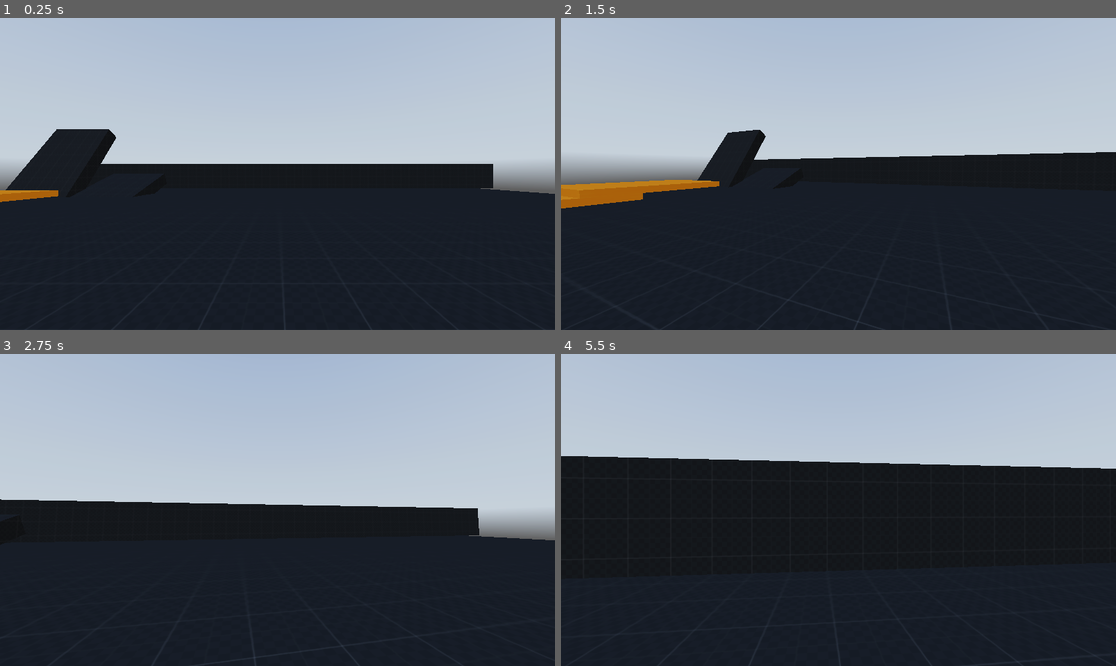
Above: before the commit, frames 1-4 (two rows, left to right).
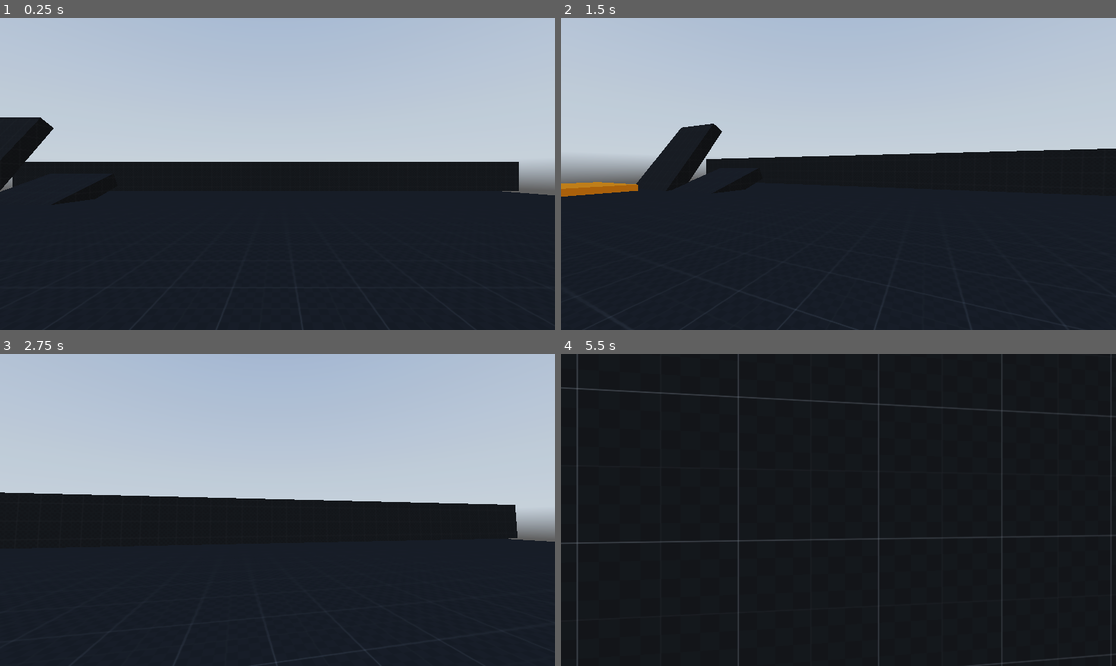
Above: after the commit, the same moments.

Repository: Robot-Joe/babysfirstfps
Game: Godot game, scene res://world.tscn
Same seed, same stepped clock (60 frames per second), same inputs: the game is played once before the commit and once after it. A sky picture missing from this copy of the repository is replaced by a grey-blue gradient.
Inputs (mouse positions are in pixels of both pictures, inside the frame that each line leads up to):
- Up to frame 1 (0.25 s): no input
- Up to frame 2 (1.5 s): tap Enter (ui_accept) at 0.5, 0.77 s; move the mouse to (866, 174) at 0.52 s; hold Ctrl (Crouch) 0.53-1.28 s; hold W (Forward) from 0.53 s (still down); move the mouse to (810, 174) at 1.27 s; tap Shift (Sprint) at 1.35 s
- Up to frame 3 (2.75 s): keep holding W (Forward); tap Enter (ui_accept) at 1.52 s; move the mouse to (288, 503) at 2.02 s; hold Ctrl (Crouch) from 2.03 s (still down)
- Up to frame 4 (5.5 s): keep holding W (Forward); move the mouse to (832, 516) at 2.77 s; release Ctrl (Crouch) at 2.78 s; tap Shift (Sprint) at 2.85, 4.35 s; tap Enter (ui_accept) at 3.02, 3.77, 4.52 s; move the mouse to (877, 513) at 3.52 s; hold Ctrl (Crouch) 3.53-4.28 s; move the mouse to (794, 506) at 4.27 s; move the mouse to (844, 510) at 5.02 s; hold Ctrl (Crouch) from 5.03 s (still down)

The runs differ from the first frame. In frame 1, 3.8% of the frame differs, in the area x 0-100%, y 31-100%; in frame 2, 3.8%; in frame 3, 2.3%; in frame 4, 36%, in the area x 0-100%, y 0-100%.

Commit message:
a small misc fix idk

Diff:
--- a/player.tscn
+++ b/Scenes/player.tscn
@@ -1,11 +1,14 @@
-[gd_scene load_steps=8 format=3 uid="uid://cn8almk0at5ha"]
+[gd_scene load_steps=9 format=3 uid="uid://bis7h3ffd40dy"]
 
-[ext_resource type="Script" uid="uid://usymdixmgddq" path="res://scripts/player.gd" id="1_4flbx"]
+[ext_resource type="Script" uid="uid://usymdixmgddq" path="res://scripts/player.gd" id="1_v0iea"]
 
 [sub_resource type="CapsuleShape3D" id="CapsuleShape3D_aqk2v"]
 
 [sub_resource type="CapsuleShape3D" id="CapsuleShape3D_tlwt5"]
 height = 1.2
+
+[sub_resource type="SeparationRayShape3D" id="SeparationRayShape3D_aqk2v"]
+length = 0.5
 
 [sub_resource type="Animation" id="Animation_aqk2v"]
 resource_name = "Jump"
@@ -109,6 +112,33 @@
 shape = SubResource("CapsuleShape3D_tlwt5")
 disabled = true
 
+[node name="StepUpSeparationRay_F" type="CollisionShape3D" parent="."]
+transform = Transform3D(1, 0, 0, 0, -4.37114e-08, -1, 0, 1, -4.37114e-08, 0, 0.5, -0.710818)
+shape = SubResource("SeparationRayShape3D_aqk2v")
+
+[node name="RayCast3D" type="RayCast3D" parent="StepUpSeparationRay_F"]
+transform = Transform3D(1, 0, 0, 0, -4.37114e-08, 1, 0, -1, -4.37114e-08, 0, 0, 0)
+enabled = false
+target_position = Vector3(0, -0.55, 0)
+
+[node name="StepUpSeparationRay_L" type="CollisionShape3D" parent="."]
+transform = Transform3D(1, 0, 0, 0, -4.37114e-08, -1, 0, 1, -4.37114e-08, 0, 0.5, -0.710818)
+shape = SubResource("SeparationRayShape3D_aqk2v")
+
+[node name="RayCast3D" type="RayCast3D" parent="StepUpSeparationRay_L"]
+transform = Transform3D(1, 0, 0, 0, -4.37114e-08, 1, 0, -1, -4.37114e-08, 0, 0, 0)
+enabled = false
+target_position = Vector3(0, -0.55, 0)
+
+[node name="StepUpSeparationRay_R" type="CollisionShape3D" parent="."]
+transform = Transform3D(1, 0, 0, 0, -4.37114e-08, -1, 0, 1, -4.37114e-08, 0, 0.5, -0.710818)
+shape = SubResource("SeparationRayShape3D_aqk2v")
+
+[node name="RayCast3D" type="RayCast3D" parent="StepUpSeparationRay_R"]
+transform = Transform3D(1, 0, 0, 0, -4.37114e-08, 1, 0, -1, -4.37114e-08, 0, 0, 0)
+enabled = false
+target_position = Vector3(0, -0.55, 0)
+
 [node name="RayCast3D" type="RayCast3D" parent="."]
 transform = Transform3D(1, 0, 0, 0, 1, 0, 0, 0, 1, 0, -0.017, 0)
 target_position = Vector3(0, 2, 0)
@@ -116,11 +146,17 @@
 [node name="Head" type="Node3D" parent="."]
 transform = Transform3D(1, 0, 0, 0, 1, 0, 0, 0, 1, 0, 1.8, 0)
 
-[node name="Eyes" type="Node3D" parent="Head"]
+[node name="CameraSmooth" type="Node3D" parent="Head"]
+unique_name_in_owner = true
 
-[node name="Camera3D" type="Camera3D" parent="Head/Eyes"]
+[node name="Eyes" type="Node3D" parent="Head/CameraSmooth"]
 
-[node name="AnimationPlayer" type="AnimationPlayer" parent="Head/Eyes/Camera3D"]
+[node name="Camera3D" type="Camera3D" parent="Head/CameraSmooth/Eyes"]
+
+[node name="AnimationPlayer" type="AnimationPlayer" parent="Head/CameraSmooth/Eyes/Camera3D"]
 libraries = {
 &"": SubResource("AnimationLibrary_dwbse")
 }
+
+[node name="StairsBelowRaycast3D" type="RayCast3D" parent="."]
+target_position = Vector3(0, -0.5, 0)
--- a/project.godot
+++ b/project.godot
@@ -14,10 +14,6 @@
 run/main_scene="uid://dfnpswwu1veyf"
 config/features=PackedStringArray("4.4", "Forward Plus")
 config/icon="res://icon.svg"
-
-[editor_plugins]
-
-enabled=PackedStringArray("res://addons/godot_state_charts/plugin.cfg")
 
 [input]
 
--- a/scripts/player.gd
+++ b/scripts/player.gd
@@ -3,12 +3,12 @@
 # player nodes
 
 @onready var head: Node3D = $Head
-@onready var eyes: Node3D = $Head/Eyes
-@onready var camera_3d: Camera3D = $Head/Eyes/Camera3D
+@onready var eyes: Node3D = $Head/CameraSmooth/Eyes
+@onready var camera_3d: Camera3D = $Head/CameraSmooth/Eyes/Camera3D
 @onready var standing_collision_shape: CollisionShape3D = $standing_collision_shape
 @onready var crouching_collision_shape: CollisionShape3D = $crouching_collision_shape
 @onready var bonk_raycast: RayCast3D = $RayCast3D
-@onready var animation_player: AnimationPlayer = $Head/Eyes/Camera3D/AnimationPlayer
+@onready var animation_player: AnimationPlayer = $Head/CameraSmooth/Eyes/Camera3D/AnimationPlayer
 
 
 # speed vars
@@ -20,6 +20,7 @@
 @export var crouch_speed = 3.0
 
 # movement vars
+
 @export var jump_velocity = 4.5
 var lerp_speed = 10.0
 var air_lerp_speed = 1.5
@@ -29,14 +30,15 @@
 var falling_timer : float = 0.0
 var distance_fell : float = 0.0
 
-# stair & slope detection vars
 
 #head tilt vars
+
 var camera_tilt_left = 1.5
 var camera_tilt_right = -1.5
 var _lerp_angle = 6
 
 # head bob vars
+
 const bob_freq = 2.0
 const bob_amp = 0.08
 var t_bob = 0.0
@@ -45,6 +47,9 @@
 
 var direction = Vector3.ZERO
 const mouse_sens = 0.4
+
+# Smooth Camera stuff
+
 
 func _ready():
 	Input.set_mouse_mode(Input.MOUSE_MODE_CAPTURED)
@@ -57,6 +62,7 @@
 		head.rotation.x = clamp(head.rotation.x,deg_to_rad(-89),deg_to_rad (89))
 
 	# stairs logic
+
 var _was_on_floor_last_frame = false
 var _snapped_to_stairs_last_frame = false
 func _snap_down_to_stairs_check():
@@ -73,7 +79,6 @@
 			apply_floor_snap()
 			did_snap = true
 
-
 	_was_on_floor_last_frame = is_on_floor()
 	_snapped_to_stairs_last_frame = did_snap
 
--- a/world.tscn
+++ b/world.tscn
@@ -177,6 +177,7 @@
 environment = SubResource("Environment_pkg7o")
 
 [node name="Player" type="CharacterBody3D" parent="."]
+transform = Transform3D(1, 0, 0, 0, 1, 0, 0, 0, 1, 1.79334, 0, -4.11857)
 script = ExtResource("4_aqk2v")
 
 [node name="standing_collision_shape" type="CollisionShape3D" parent="Player"]
@@ -189,7 +190,7 @@
 disabled = true
 
 [node name="StepUpSeparationRay_F" type="CollisionShape3D" parent="Player"]
-transform = Transform3D(1, 0, 0, 0, -4.37114e-08, -1, 0, 1, -4.37114e-08, 0, 0.5, -0.652526)
+transform = Transform3D(1, 0, 0, 0, -4.37114e-08, -1, 0, 1, -4.37114e-08, 0, 0.5, -0.710818)
 shape = SubResource("SeparationRayShape3D_aqk2v")
 
 [node name="RayCast3D" type="RayCast3D" parent="Player/StepUpSeparationRay_F"]
@@ -198,7 +199,7 @@
 target_position = Vector3(0, -0.55, 0)
 
 [node name="StepUpSeparationRay_L" type="CollisionShape3D" parent="Player"]
-transform = Transform3D(1, 0, 0, 0, -4.37114e-08, -1, 0, 1, -4.37114e-08, 0, 0.5, -0.652526)
+transform = Transform3D(1, 0, 0, 0, -4.37114e-08, -1, 0, 1, -4.37114e-08, 0, 0.5, -0.710818)
 shape = SubResource("SeparationRayShape3D_aqk2v")
 
 [node name="RayCast3D" type="RayCast3D" parent="Player/StepUpSeparationRay_L"]
@@ -207,7 +208,7 @@
 target_position = Vector3(0, -0.55, 0)
 
 [node name="StepUpSeparationRay_R" type="CollisionShape3D" parent="Player"]
-transform = Transform3D(1, 0, 0, 0, -4.37114e-08, -1, 0, 1, -4.37114e-08, 0, 0.5, -0.652526)
+transform = Transform3D(1, 0, 0, 0, -4.37114e-08, -1, 0, 1, -4.37114e-08, 0, 0.5, -0.710818)
 shape = SubResource("SeparationRayShape3D_aqk2v")
 
 [node name="RayCast3D" type="RayCast3D" parent="Player/StepUpSeparationRay_R"]
@@ -222,11 +223,14 @@
 [node name="Head" type="Node3D" parent="Player"]
 transform = Transform3D(1, 0, 0, 0, 1, 0, 0, 0, 1, 0, 1.8, 0)
 
-[node name="Eyes" type="Node3D" parent="Player/Head"]
-
-[node name="Camera3D" type="Camera3D" parent="Player/Head/Eyes"]
-
-[node name="AnimationPlayer" type="AnimationPlayer" parent="Player/Head/Eyes/Camera3D"]
+[node name="CameraSmooth" type="Node3D" parent="Player/Head"]
+unique_name_in_owner = true
+
+[node name="Eyes" type="Node3D" parent="Player/Head/CameraSmooth"]
+
+[node name="Camera3D" type="Camera3D" parent="Player/Head/CameraSmooth/Eyes"]
+
+[node name="AnimationPlayer" type="AnimationPlayer" parent="Player/Head/CameraSmooth/Eyes/Camera3D"]
 libraries = {
 &"": SubResource("AnimationLibrary_dwbse")
 }
Not shown: 1 places in Scenes/player.tscn that only renumber resources
